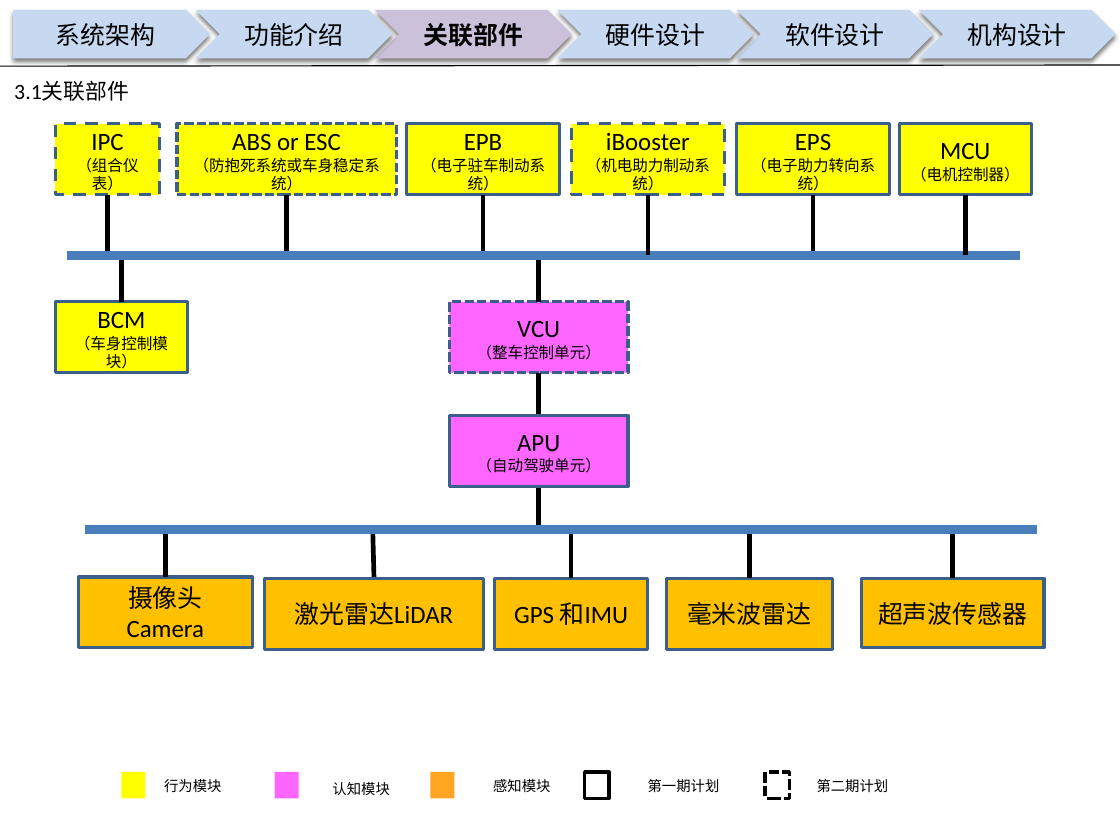
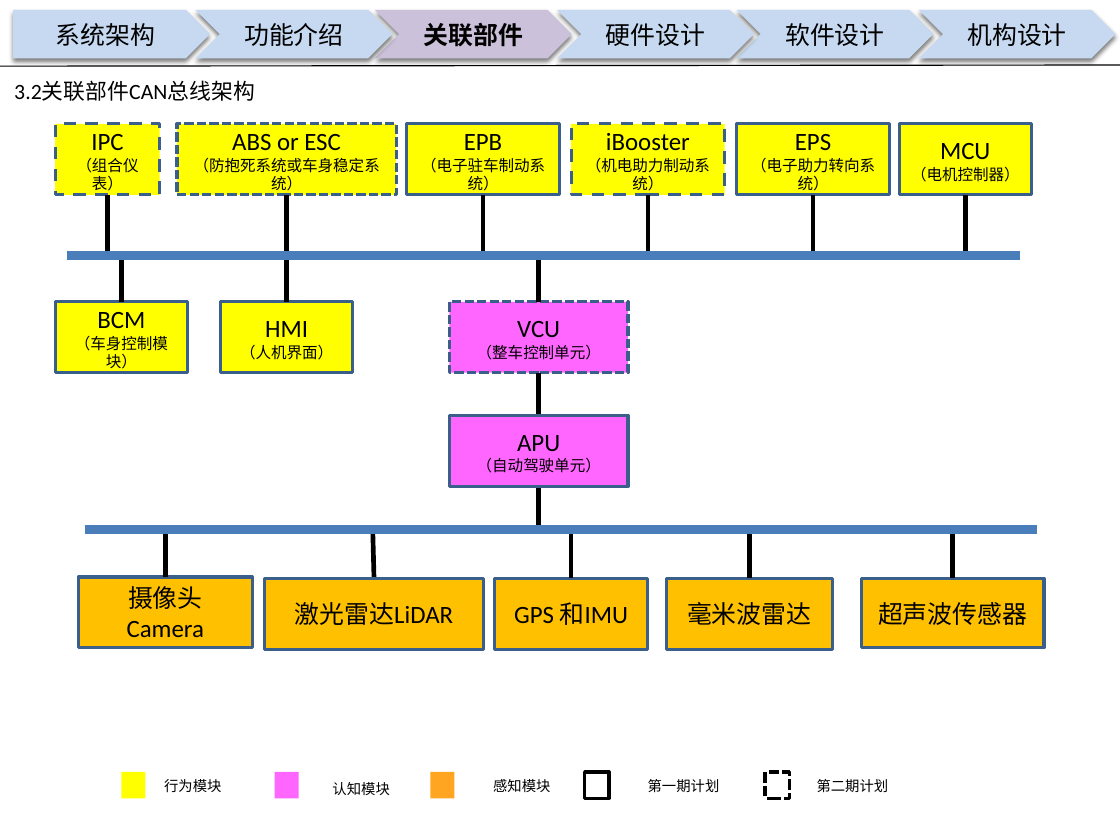
Before and after one commit to guruquan887/VAD01, a slide deck: slide 8 of 01需求分析/docs/specs/00APU设计构想书-VAD01-20180126.pptx (slide 7 before the commit). Drawn at 1120x840 pixels with LibreOffice and Linux fonts; fonts in the diff are those of the drawing; background and template pictures are left out. Boxes give left, top, right and bottom in pixels: in the first picture for what was removed or moved away, otherwise in the second. Text is boxed around its words. In the diff, an @@ line names an element or a change of style, - is before the commit and + after.

Commit message:
HMI 人机界面
HMI 人机界面

```diff
--- a/01需求分析/docs/specs/00APU设计构想书-VAD01-20180126.pptx
+++ b/01需求分析/docs/specs/00APU设计构想书-VAD01-20180126.pptx
@@ text at [14,81,255,101]: text changed @@
-3.1关联部件
+3.2关联部件CAN总线架构
@@ line added from (287, 301) to (287, 255), #000000 3 pt @@
@@ rectangle added at [221,301,353,372], fill #FFFF00, outline #3A5F8C 2 pt, 10 pt, text #000000 @@
+HMI
+（人机界面）
```
Also in this commit, not shown: 1 other slide changed, 3 other files.
